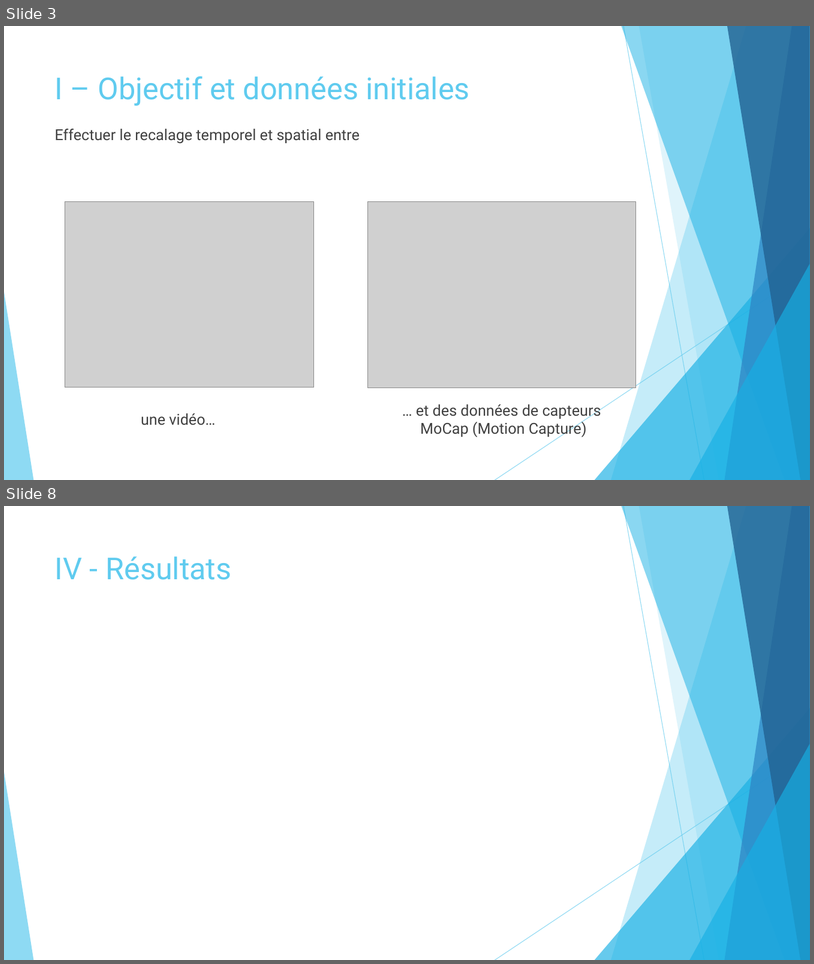
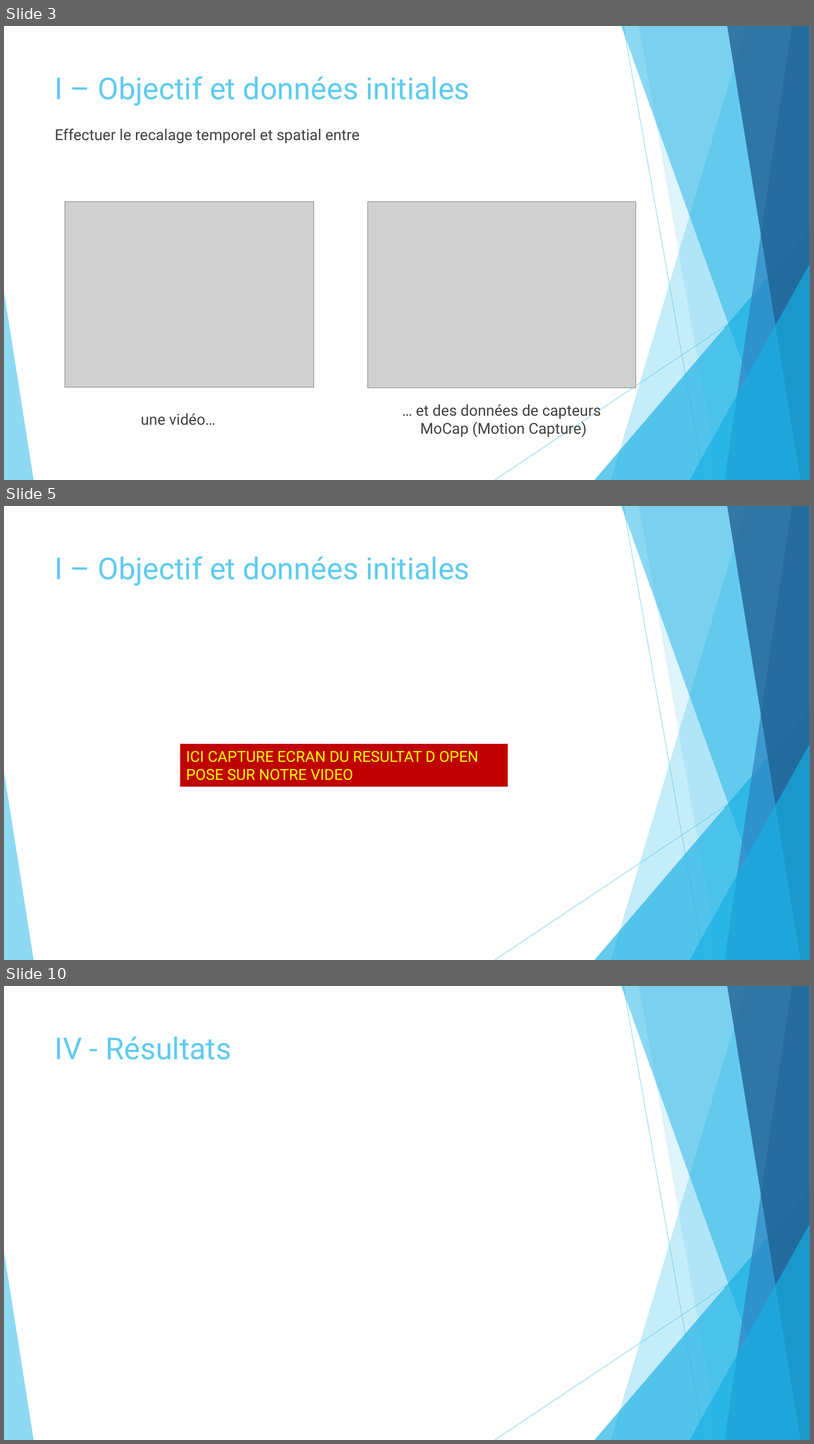
Before and after one commit to marc921/GesteIA, a slide deck: Présentation.pptx. Shown one above the other, each under a label of ours: slides 3 and 8 before the commit, slides 3, 5 and 10 after it; the slides between them are not shown. The pictures are 814x964 and 814x1444 pixels, drawn with LibreOffice and Linux fonts; fonts in the diff are those of the drawing; grey boxes stand for pictures. Boxes give left, top, right and bottom in pixels: in the first picture for what was removed or moved away, otherwise in the second. Text is boxed around its words. In the diff, an @@ line names an element or a change of style, - is before the commit and + after.

```diff
--- a/Présentation.pptx
+++ b/Présentation.pptx
@@ slide 5 added at (4, 506, 810, 960), background #FFFFFF; not listed: 10 template elements that a slide beside it also shows @@
@@ title added at (55, 556, 470, 586), 36 pt, text #5FCBEF @@
+I – Objectif et données initiales
@@ rectangle added at (180, 744, 508, 787), fill #C00000, 18 pt, text #FFFF00 @@
+ICI CAPTURE ECRAN DU RESULTAT D OPEN POSE SUR NOTRE VIDEO
@@ what was slide 8 is now slide 10 @@
```
Also in this commit, not shown: 4 slides changed, 1 other slide added.
